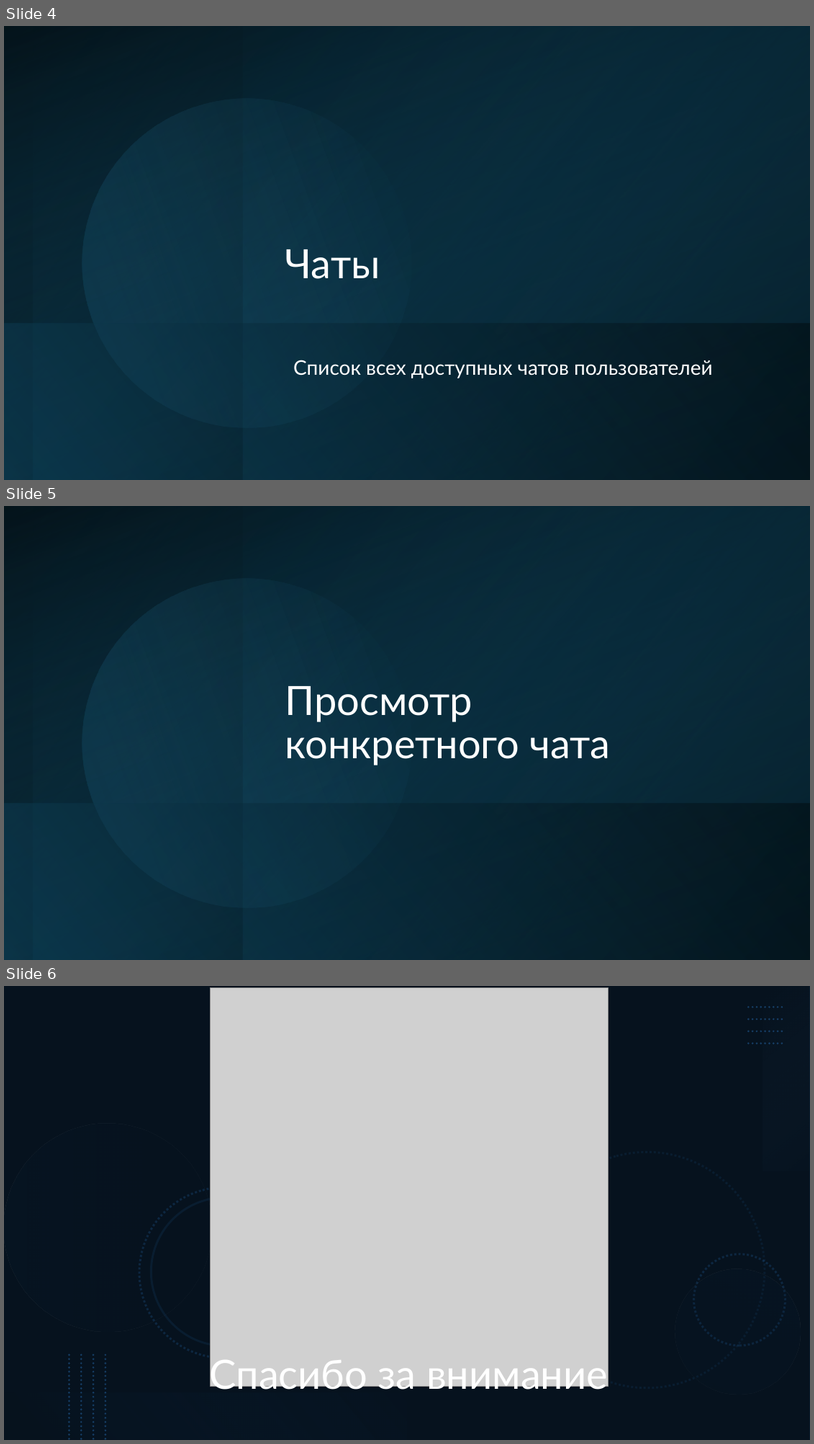
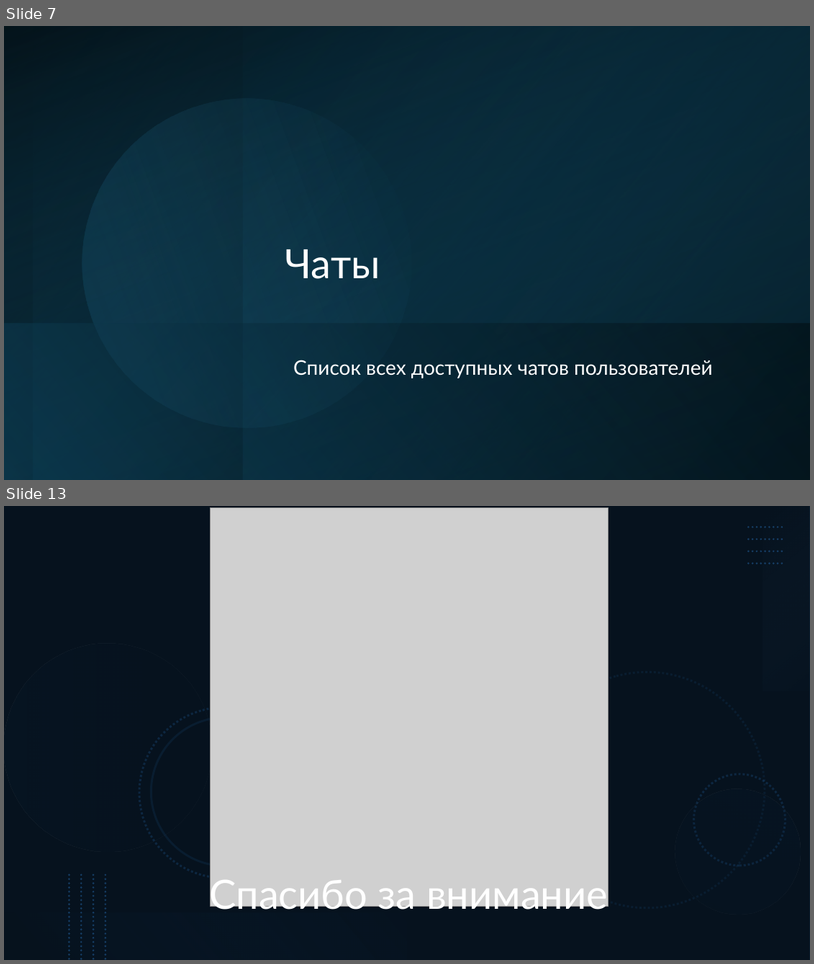
Before and after one commit to EnderEzhik/Project3, a slide deck: Project 3.pptx. Shown one above the other, each under a label of ours: slides 4, 5 and 6 before the commit, slides 7 and 13 after it; the slides between them are not shown. The pictures are 814x1444 and 814x964 pixels, drawn with LibreOffice and Linux fonts; fonts in the diff are those of the drawing; grey boxes stand for pictures. Boxes give left, top, right and bottom in pixels: in the first picture for what was removed or moved away, otherwise in the second. Text is boxed around its words. In the diff, an @@ line names an element or a change of style, - is before the commit and + after.

```diff
--- a/Project 3.pptx
+++ b/Project 3.pptx
@@ slide 5 removed at <box>4,506,810,960</box>, background #FFFFFF @@
@@ rectangle removed at <box>4,506,810,960</box> @@
@@ rectangle removed at <box>4,506,242,960</box> @@
@@ rectangle removed at <box>4,506,810,960</box> @@
@@ rectangle removed at <box>33,506,810,960</box> @@
@@ rectangle removed at <box>243,507,810,960</box> @@
@@ ellipse removed at <box>56,553,438,934</box> @@
@@ title removed at <box>286,686,611,765</box> @@
-Просмотр конкретного чата
@@ rectangle removed at <box>4,803,810,960</box> @@
@@ what was slide 4 is now slide 7 @@
@@ what was slide 6 is now slide 13 @@
```
Also in this commit, not shown: 1 slide changed, 9 slides added, 1 other slide removed, 1 other file.
